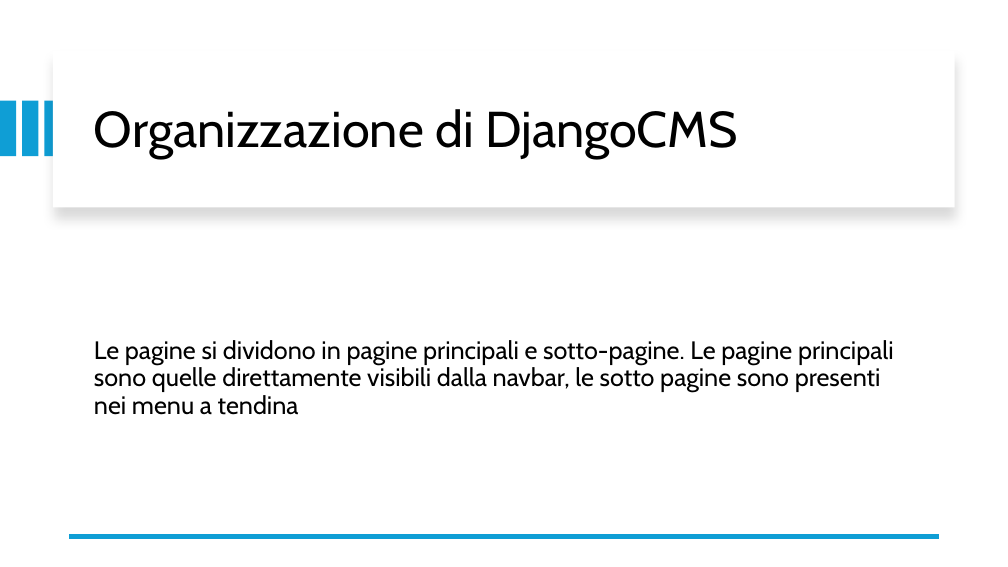
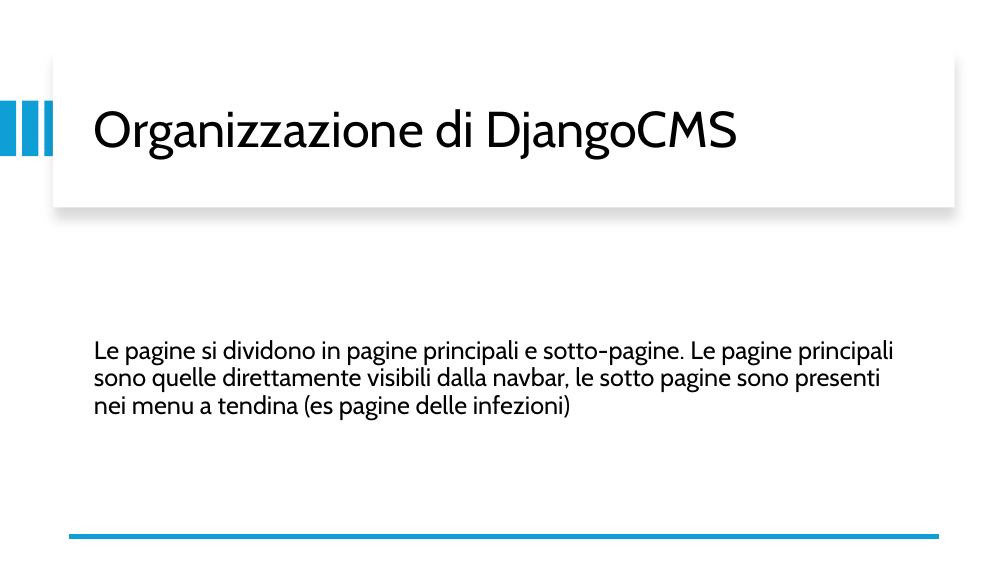
Before and after one commit to FarinaChristian/appDinamiche, a slide deck: slide 4 of slide.pptx (slide 5 before the commit). Drawn at 1008x567 pixels with LibreOffice and Linux fonts; fonts in the diff are those of the drawing. Boxes give left, top, right and bottom in pixels: in the first picture for what was removed or moved away, otherwise in the second. Text is boxed around its words. In the diff, an @@ line names an element or a change of style, - is before the commit and + after.

```diff
--- a/slide.pptx
+++ b/slide.pptx
@@ text at [94, 340, 894, 420]: text changed @@
-Le pagine si dividono in pagine principali e sotto-pagine. Le pagine principali sono quelle direttamente visibili dalla navbar, le sotto pagine sono presenti nei menu a tendina
+Le pagine si dividono in pagine principali e sotto-pagine. Le pagine principali sono quelle direttamente visibili dalla navbar, le sotto pagine sono presenti nei menu a tendina (es pagine delle infezioni)
```
Also in this commit, not shown: 3 other slides changed, 1 slide added.
